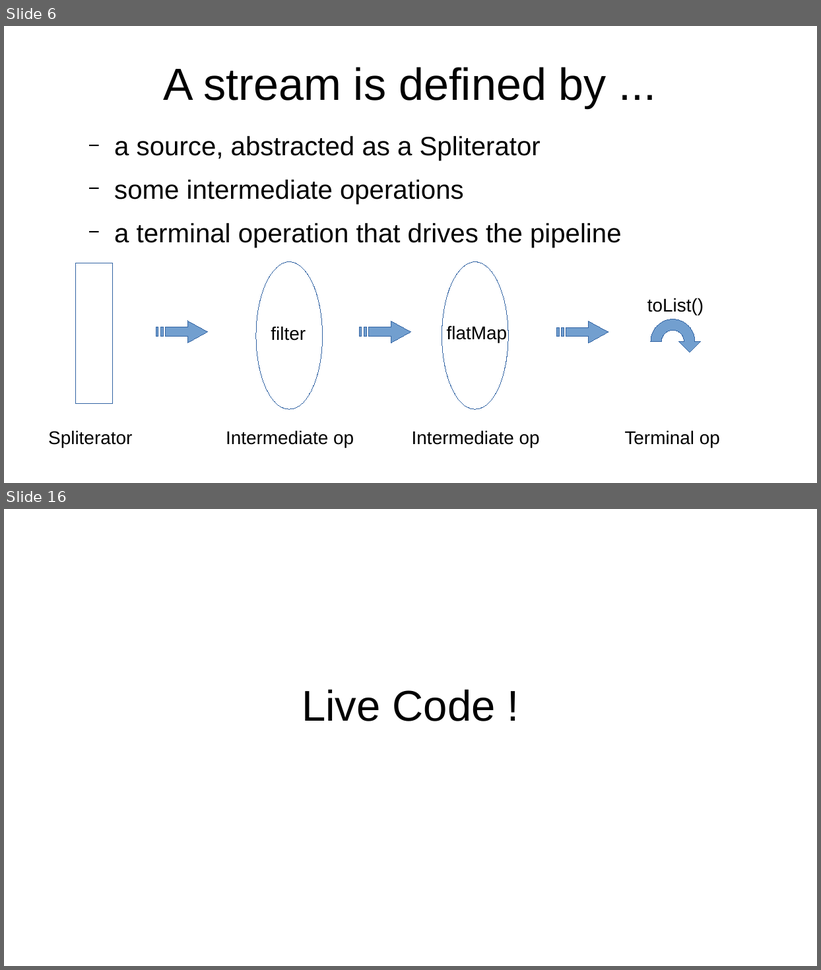
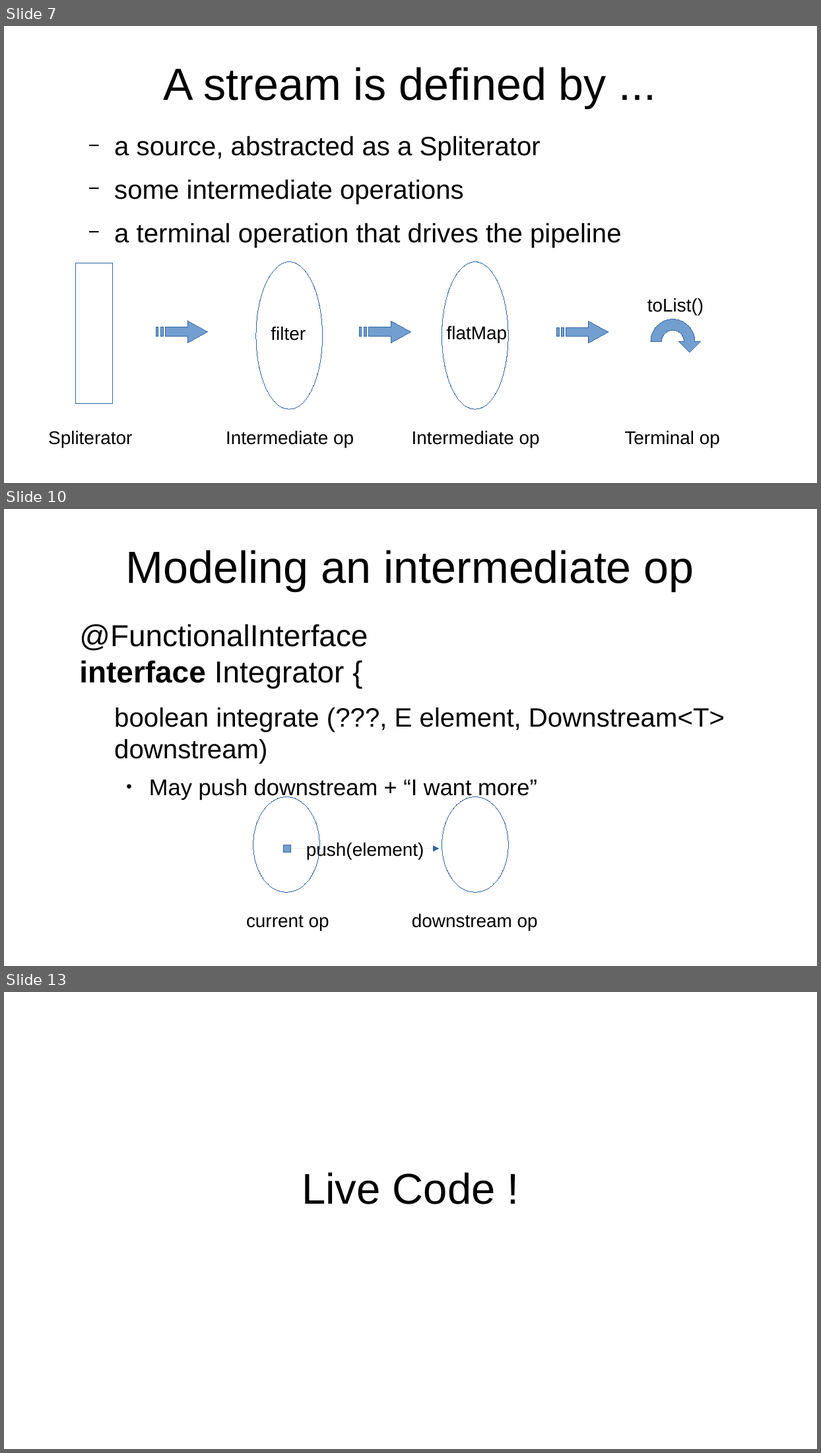
Before and after one commit to forax/we_are_all_to_gather, a slide deck: We are all to gather.odp. Shown one above the other, each under a label of ours: slides 6 and 16 before the commit, slides 7, 10 and 13 after it; the slides between them are not shown. The pictures are 821x970 and 821x1453 pixels, drawn with LibreOffice and Linux fonts; fonts in the diff are those of the drawing. Boxes give left, top, right and bottom in pixels: in the first picture for what was removed or moved away, otherwise in the second. Text is boxed around its words. In the diff, an @@ line names an element or a change of style, - is before the commit and + after.

```diff
--- a/We are all to gather.odp
+++ b/We are all to gather.odp
@@ slide 10 added at (4,509,817,966), background #FFFFFF @@
@@ title added at (126,550,694,591), 44 pt, text #000000 @@
+Modeling an intermediate op
@@ text added at (79,624,725,799), 25.9 pt, text #000000 @@
+@FunctionalInterface
+interface Integrator {
+  boolean integrate (???, E element, Downstream<T> downstream)
+    ● May push downstream + “I want more”
@@ ellipse added at (253,797,319,892), outline #3465A4 0 pt @@
@@ ellipse added at (442,797,509,892), outline #3465A4 0 pt @@
@@ rectangle added at (284,846,291,853), fill #729FCF, outline #3465A4 0 pt @@
@@ line added at (291,849,440,849), outline #3465A4 0 pt, 18 pt, text #000000 @@
+push(element)
@@ text added at (246,916,329,931), 18 pt, text #000000 @@
+current op
@@ text added at (412,914,538,931), 18 pt, text #000000 @@
+downstream op
@@ what was slide 6 is now slide 7 @@
@@ what was slide 16 is now slide 13 @@
```
Also in this commit, not shown: 12 slides changed, 6 other slides added, 7 slides removed, 1 other file.
